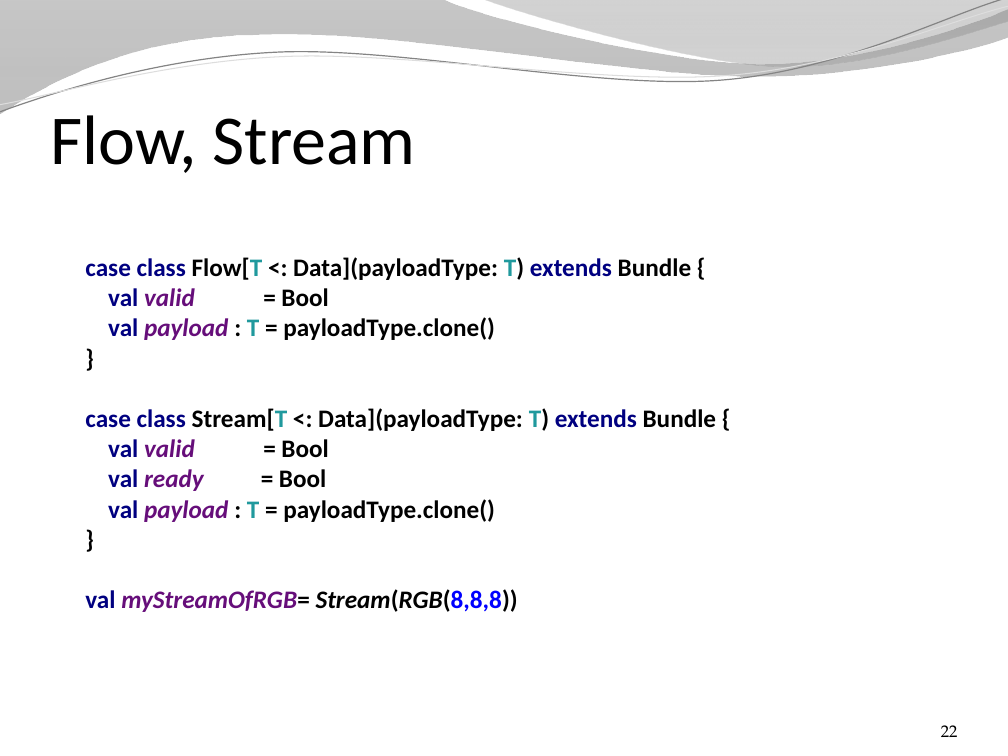
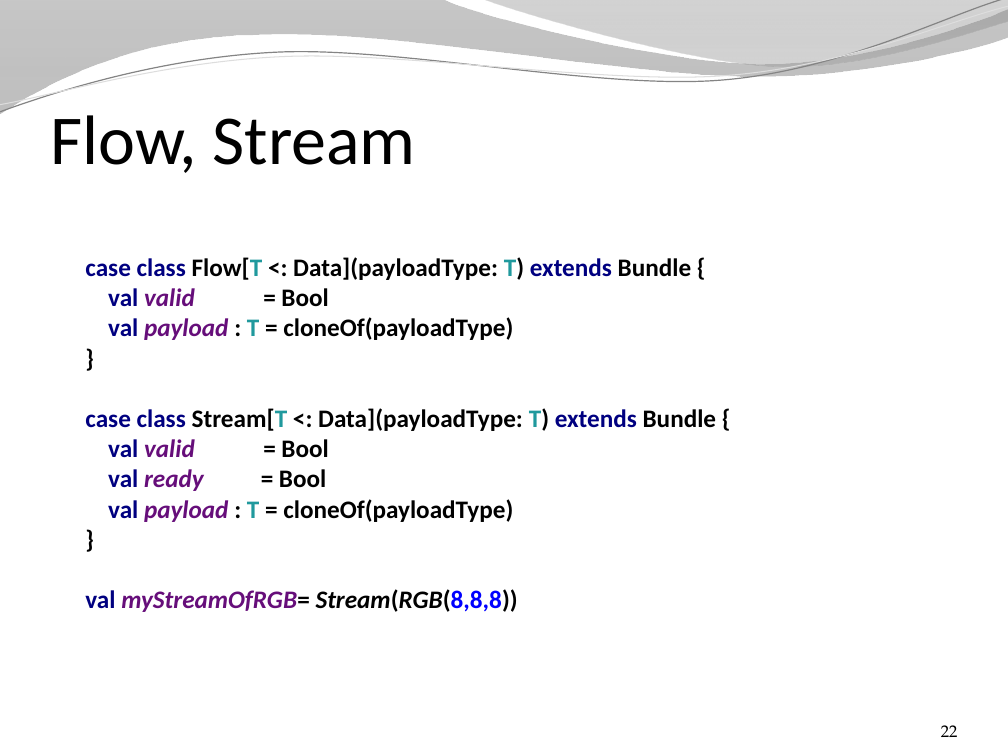
Before and after one commit to SpinalHDL/SpinalDoc, a slide deck: slide 22 of presentation/en/presentation_fast.pptx. Drawn at 1008x756 pixels with LibreOffice and Linux fonts; fonts in the diff are those of the drawing; background and template pictures are left out. Boxes give left, top, right and bottom in pixels: in the first picture for what was removed or moved away, otherwise in the second. Text is boxed around its words. In the diff, an @@ line names an element or a change of style, - is before the commit and + after.

```diff
--- a/presentation/en/presentation_fast.pptx
+++ b/presentation/en/presentation_fast.pptx
@@ text at [85,257,716,522]: text changed @@
-case class Flow[T <: Data](payloadType: T) extends Bundle {
-val valid = Bool
-val payload : T = payloadType.clone()
-}
-case class Stream[T <: Data](payloadType: T) extends Bundle {
-val valid = Bool
-val ready = Bool
-val payload : T = payloadType.clone()
-}
+case class Flow[T <: Data](payloadType: T) extends Bundle {
+val valid = Bool
+val payload : T = cloneOf(payloadType)
+}
+case class Stream[T <: Data](payloadType: T) extends Bundle {
+val valid = Bool
+val ready = Bool
+val payload : T = cloneOf(payloadType)
+}
```
Also in this commit, not shown: 7 other files.
